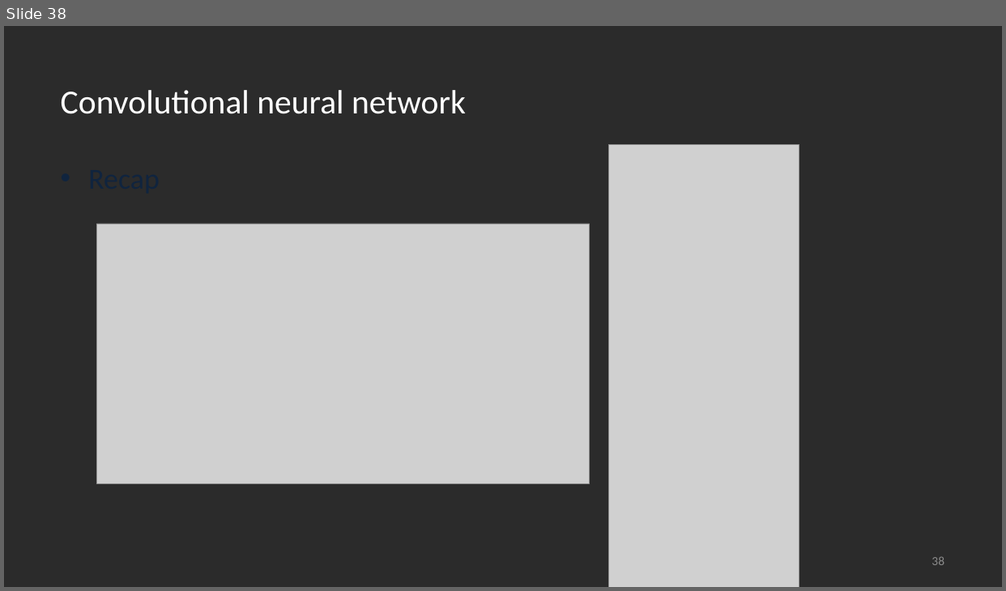
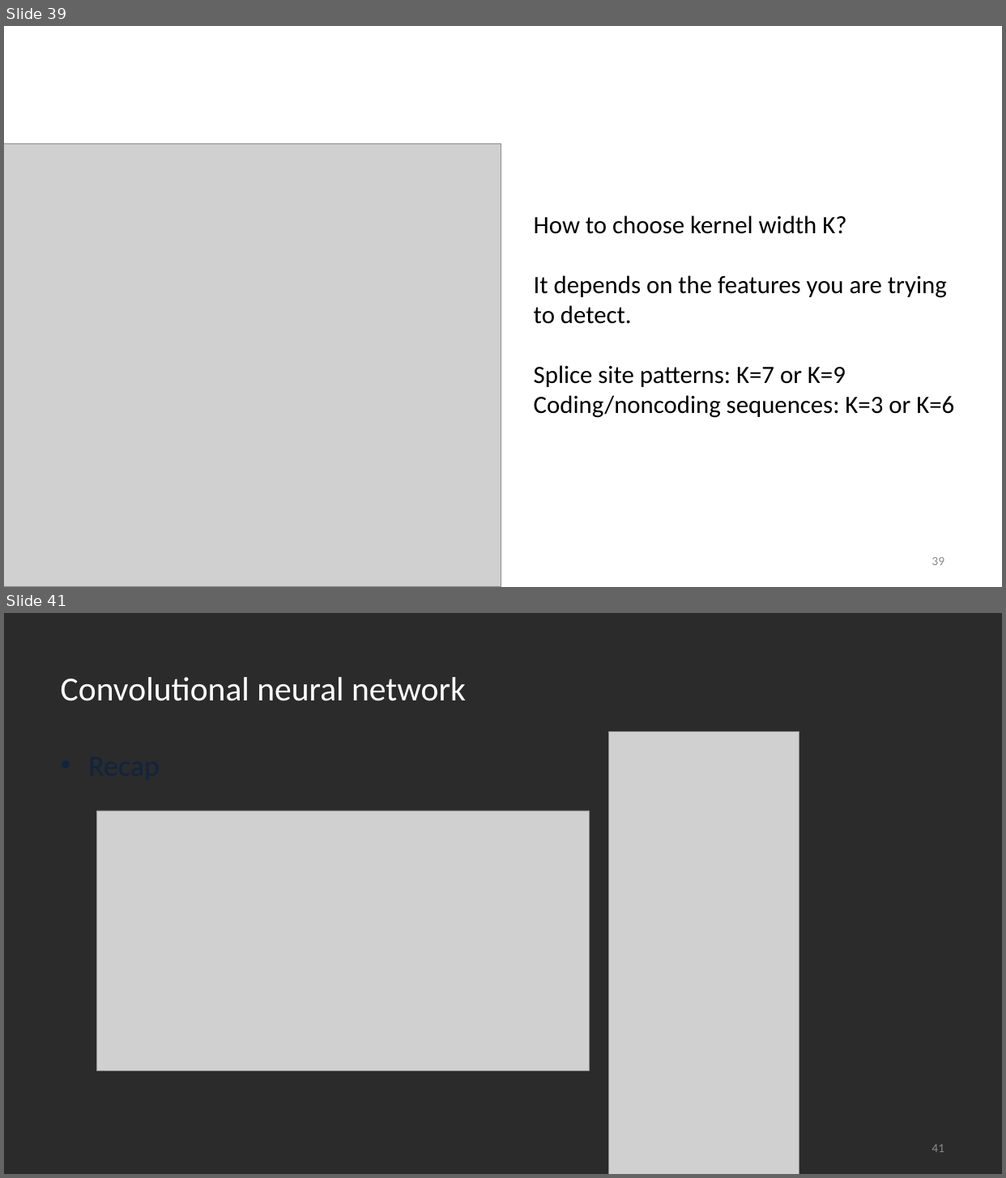
Before and after one commit to alekseyzimin/BME-Algorithms-for-Analysis-of-Genomic-Data, a slide deck: Lectures/Week 12 -- Viterbi Deep Learning.pptx. Shown one above the other, each under a label of ours: slide 38 before the commit, slides 39 and 41 after it; the slides between them are not shown. The pictures are 1006x591 and 1006x1178 pixels, drawn with LibreOffice and Linux fonts; fonts in the diff are those of the drawing; grey boxes stand for pictures; background and template pictures are left out; a plain dark background stands for a picture behind light text. Boxes give left, top, right and bottom in pixels: in the first picture for what was removed or moved away, otherwise in the second. Text is boxed around its words. In the diff, an @@ line names an element or a change of style, - is before the commit and + after.

```diff
--- a/Lectures/Week 12 -- Viterbi Deep Learning.pptx
+++ b/Lectures/Week 12 -- Viterbi Deep Learning.pptx
@@ slide 39 added at (4,26,1002,587), background picture (left out) @@
@@ title added at (53,81,951,119), 32.4 pt, text #FFFFFF @@
+Convolutional neural network
@@ picture added at (4,143,501,587) @@
@@ text added at (534,216,954,418), 24 pt, text #000000 @@
+How to choose kernel width K?
+It depends on the features you are trying to detect.
+Splice site patterns: K=7 or K=9
+Coding/noncoding sequences: K=3 or K=6
@@ page number added at (931,557,944,565), 12 pt, text #8C8C8C @@
+39
@@ what was slide 38 is now slide 41 @@
@@ page number at (931,1144,944,1152): text changed @@
-38
+41
```
Also in this commit, not shown: 1 slide changed, 8 other slides added.
